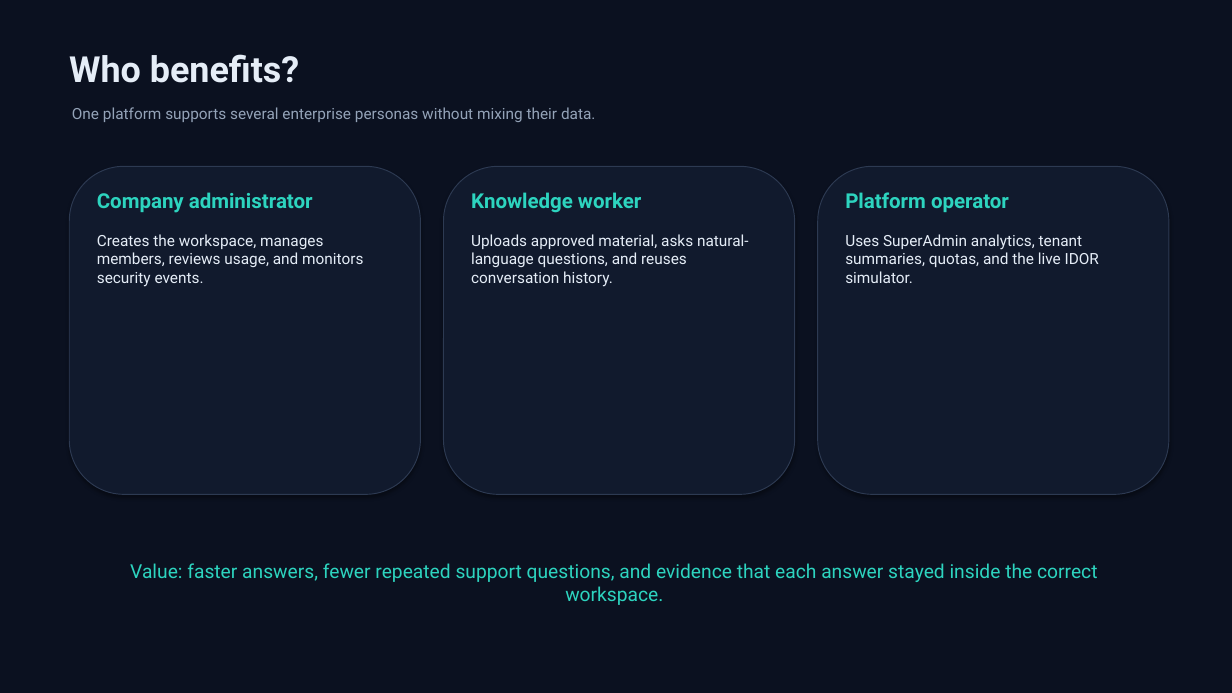
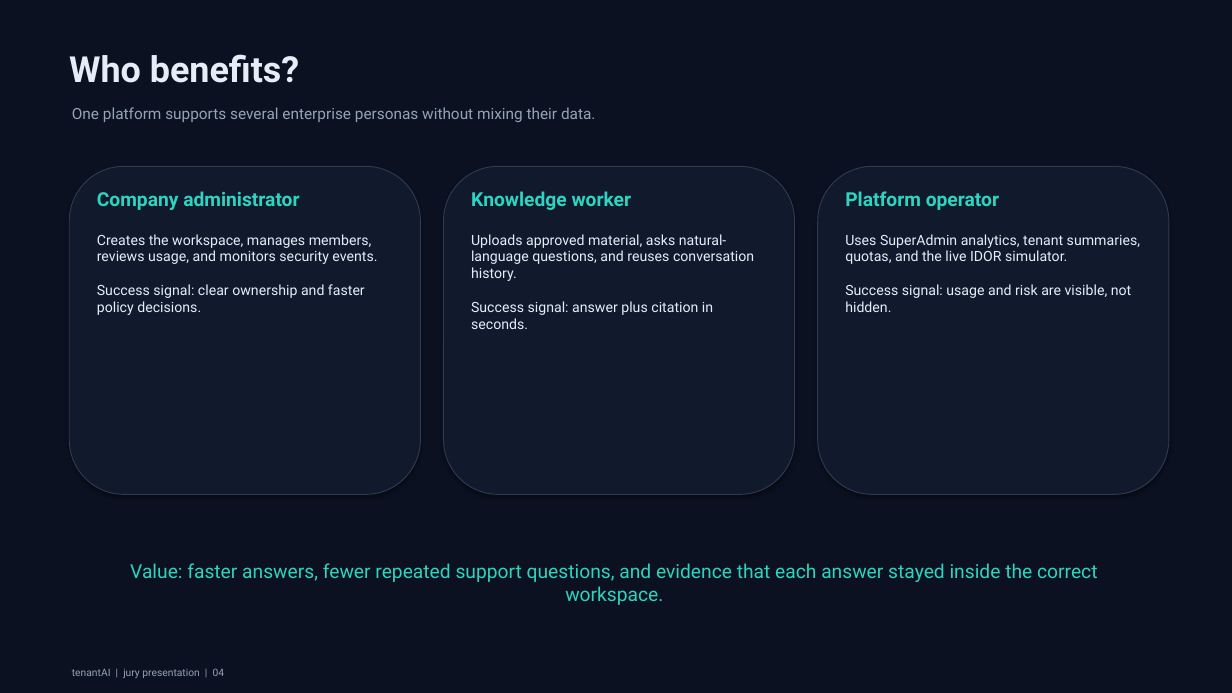
Before and after one commit to aksharganji23/tenantAI, a slide deck: slide 4 of presentation/SaaSsum_AI_Presentation.pptx. Drawn at 1232x693 pixels with LibreOffice and Linux fonts; fonts in the diff are those of the drawing. Boxes give left, top, right and bottom in pixels: in the first picture for what was removed or moved away, otherwise in the second. Text is boxed around its words. In the diff, an @@ line names an element or a change of style, - is before the commit and + after.

```diff
--- a/presentation/SaaSsum_AI_Presentation.pptx
+++ b/presentation/SaaSsum_AI_Presentation.pptx
@@ size 16 to 15 pt in 3 elements at bbox=[97, 191, 299, 210], bbox=[471, 191, 632, 210], bbox=[845, 191, 999, 210] @@
@@ text at bbox=[97, 234, 377, 315]: text changed; size 12 to 11 pt @@
-Creates the workspace, manages members, reviews usage, and monitors security events.
+Creates the workspace, manages members, reviews usage, and monitors security events.
+Success signal: clear ownership and faster policy decisions.
@@ text at bbox=[471, 234, 754, 329]: text changed; size 12 to 11 pt @@
-Uploads approved material, asks natural-language questions, and reuses conversation history.
+Uploads approved material, asks natural-language questions, and reuses conversation history.
+Success signal: answer plus citation in seconds.
@@ text at bbox=[845, 234, 1140, 312]: text changed; size 12 to 11 pt @@
-Uses SuperAdmin analytics, tenant summaries, quotas, and the live IDOR simulator.
+Uses SuperAdmin analytics, tenant summaries, quotas, and the live IDOR simulator.
+Success signal: usage and risk are visible, not hidden.
@@ text added at bbox=[72, 668, 225, 678], 8 pt, text #94A3B8 @@
+tenantAI | jury presentation | 04
```
Also in this commit, not shown: 22 other slides changed, 1 other file.
